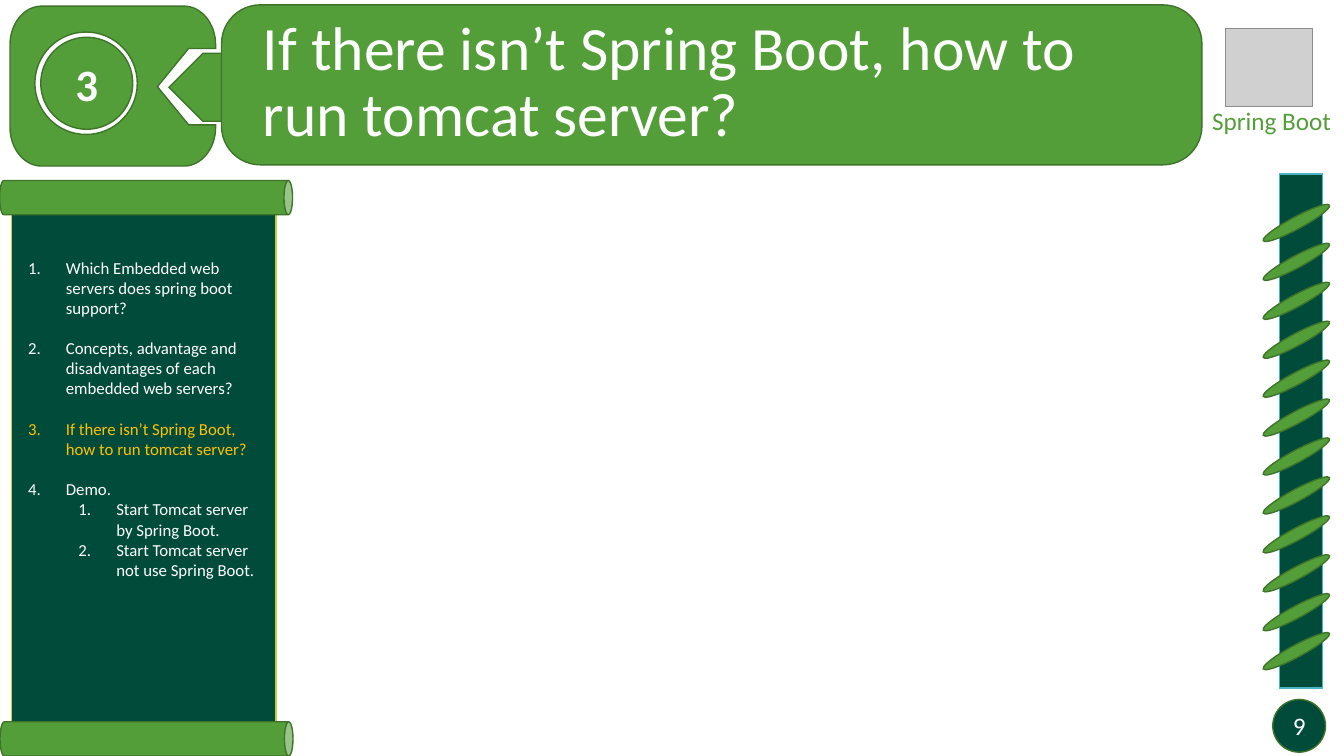
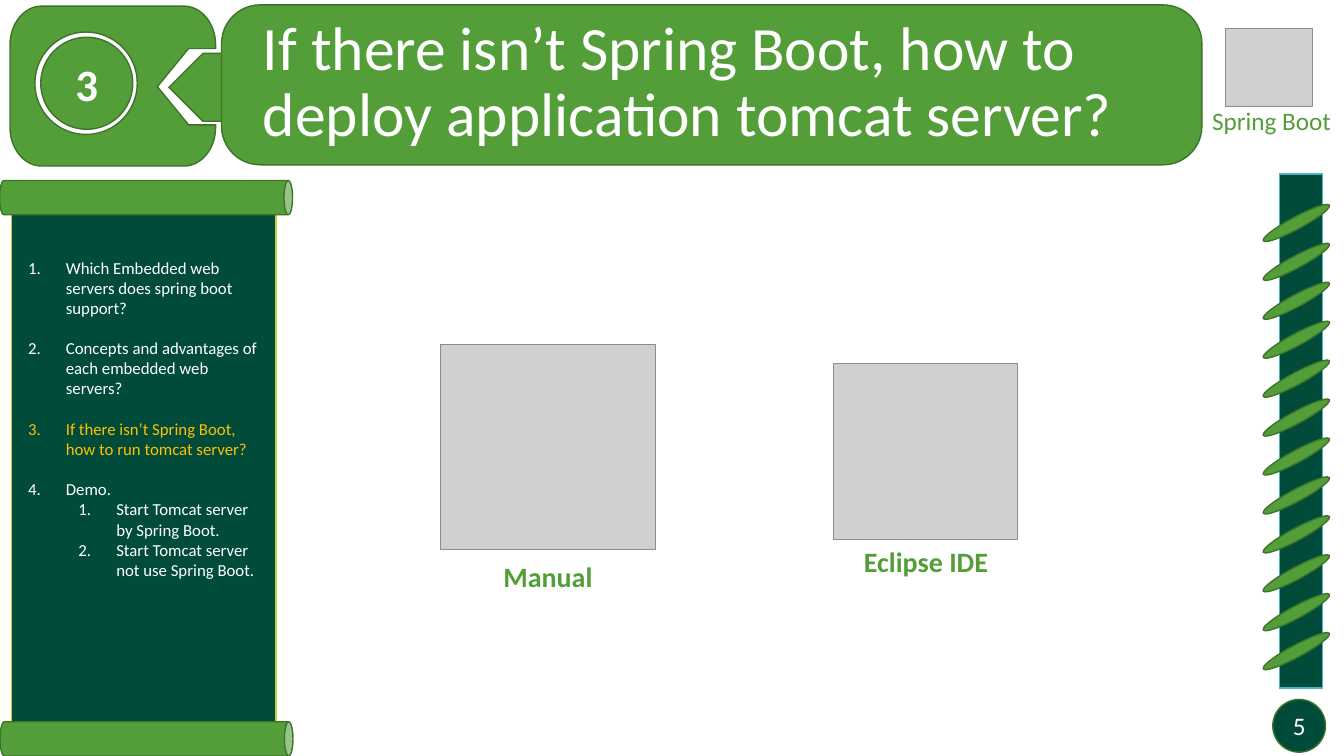
Before and after one commit to minhdua/Spring-boot-tutorial, a slide deck: slide 5 of Docs/Embedded containers.pptx (slide 9 before the commit). Drawn at 1344x756 pixels with LibreOffice and Linux fonts; fonts in the diff are those of the drawing; grey boxes stand for pictures. Boxes give left, top, right and bottom in pixels: in the first picture for what was removed or moved away, otherwise in the second. Text is boxed around its words. In the diff, an @@ line names an element or a change of style, - is before the commit and + after.

```diff
--- a/Docs/Embedded containers.pptx
+++ b/Docs/Embedded containers.pptx
@@ title at [263, 27, 1111, 146]: text changed @@
-If there isn’t Spring Boot, how to run tomcat server?
+If there isn’t Spring Boot, how to deploy application tomcat server?
@@ text at [66, 342, 257, 394]: text changed @@
-2. Concepts, advantage and disadvantages of each embedded web servers?
+2. Concepts and advantages of each embedded web servers?
@@ picture added at [441, 344, 655, 549] @@
@@ picture added at [834, 364, 1018, 539] @@
@@ text added at [503, 567, 592, 587], 20 pt, text #549E39, bold @@
+Manual
@@ text added at [864, 552, 988, 577], 20 pt, text #549E39, bold @@
+Eclipse IDE
@@ page number at [1293, 718, 1306, 735]: text changed @@
-9
+5
```
Also in this commit, not shown: 7 other slides changed, 12 slides added, 1 other file.
